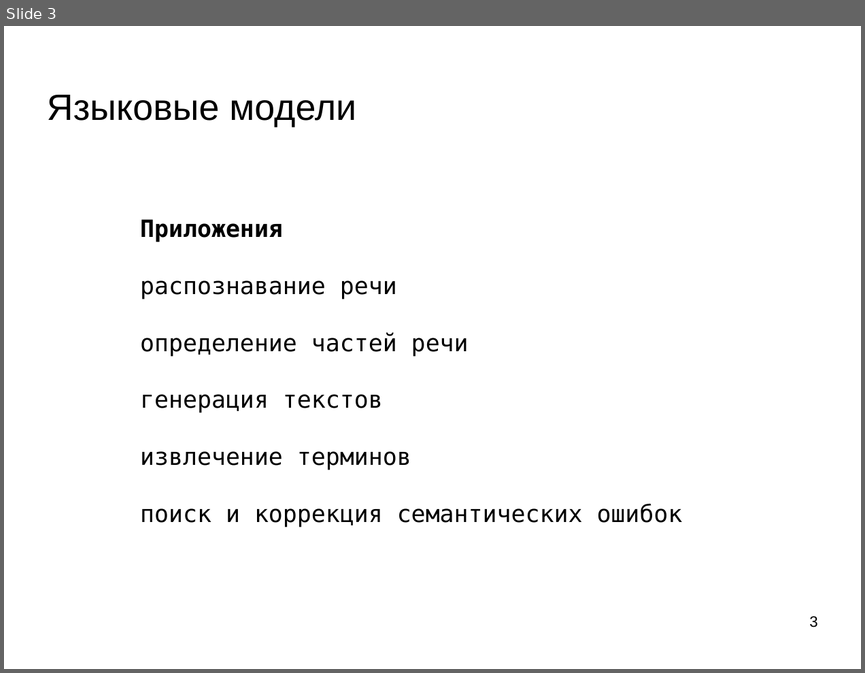
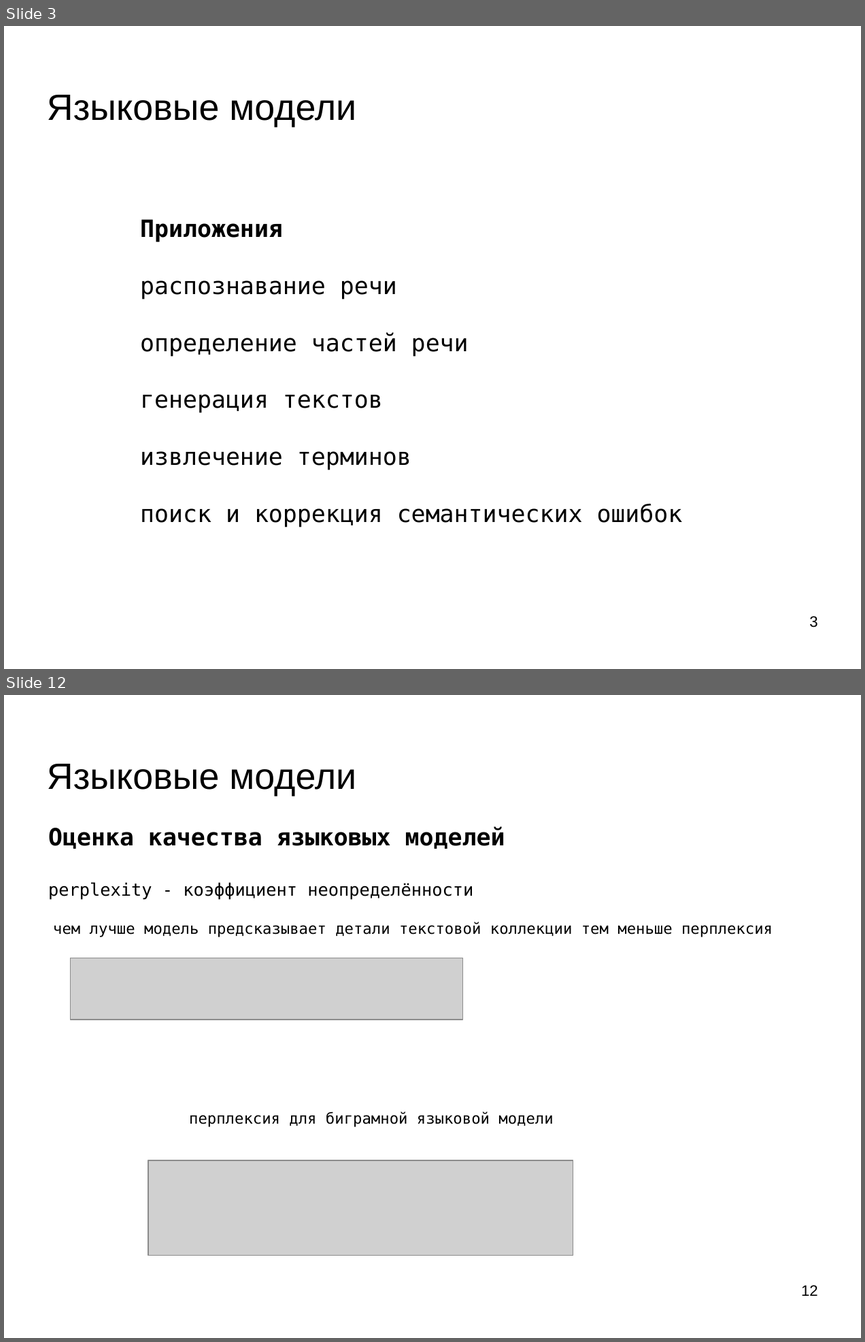
Before and after one commit to mechanoid5/ml_nlp_2022, a slide deck: 05-lang-model.odp. Shown one above the other, each under a label of ours: slide 3 before the commit, slides 3 and 12 after it; the slides between them are not shown. The pictures are 865x673 and 865x1342 pixels, drawn with LibreOffice and Linux fonts; fonts in the diff are those of the drawing; grey boxes stand for pictures; background and template pictures are left out. Boxes give left, top, right and bottom in pixels: in the first picture for what was removed or moved away, otherwise in the second. Text is boxed around its words. In the diff, an @@ line names an element or a change of style, - is before the commit and + after.

```diff
--- a/05-lang-model.odp
+++ b/05-lang-model.odp
@@ slide 12 added at (4, 695, 861, 1338), background picture (left out) @@
@@ title added at (47, 764, 356, 796), 33.9 pt, text #000000 @@
+Языковые модели
@@ text added at (48, 826, 505, 900), 16 pt, text #000000 @@
+Оценка качества языковых моделей
+perplexity - коэффициент неопределённости
@@ text added at (53, 921, 772, 937), 14 pt, text #000000 @@
+чем лучше модель предсказывает детали текстовой коллекции тем меньше перплексия
@@ picture added at (70, 957, 463, 1019) @@
@@ text added at (189, 1111, 553, 1127), 14 pt, text #000000 @@
+перплексия для биграмной языковой модели
@@ picture added at (149, 1160, 574, 1255) @@
@@ page number added at (801, 1285, 818, 1295), 14 pt, text #000000 @@
+12
```
Also in this commit, not shown: 5 slides changed, 4 other slides added, 2 slides removed, 1 other file.
